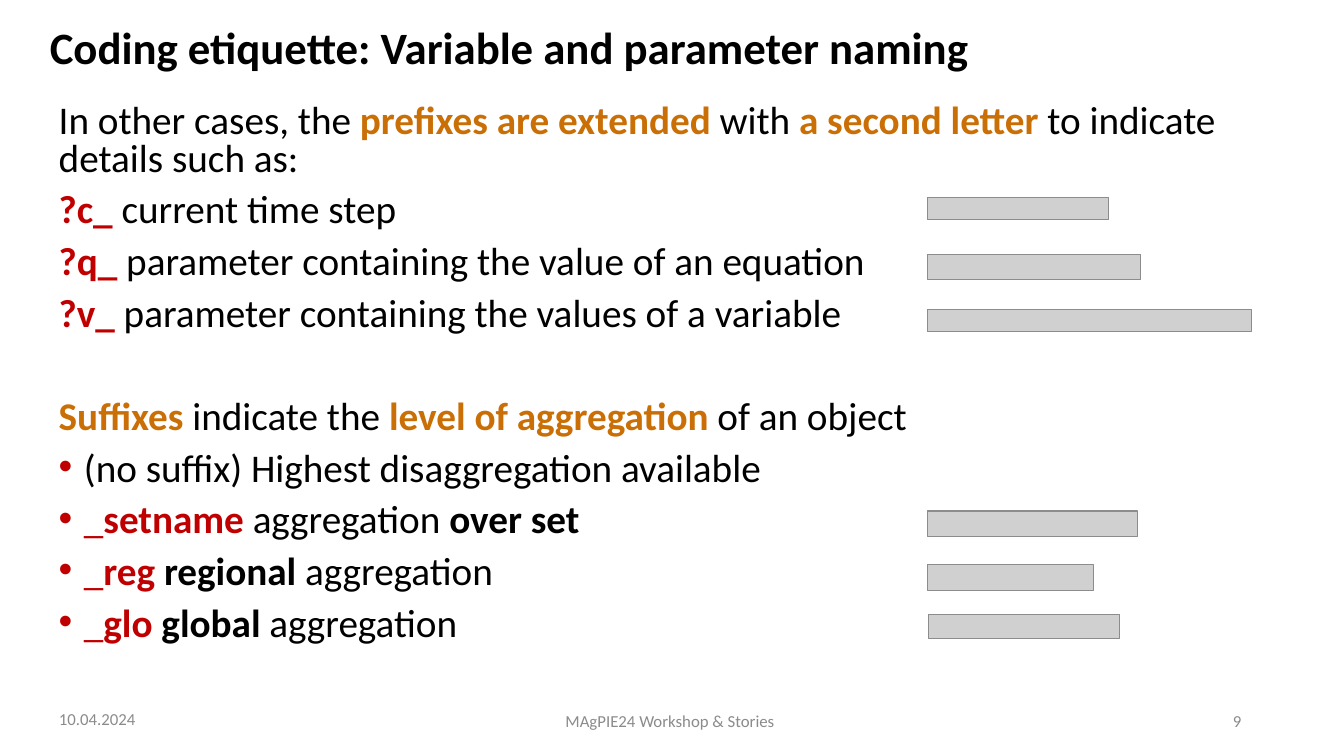
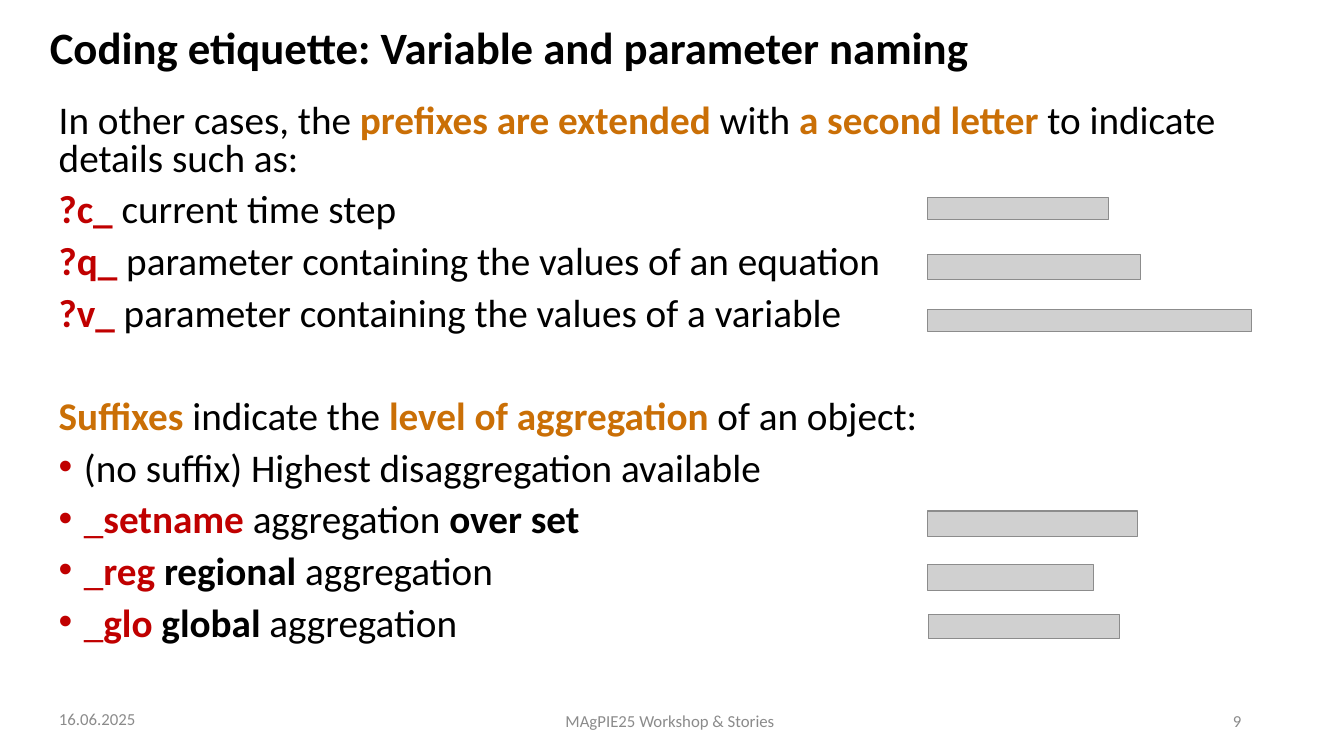
Before and after one commit to magpiemodel/magpiemodel.github.io, a slide deck: slide 9 of assets/slides/GAMS code, modules & realizations.pptx. Drawn at 1344x756 pixels with LibreOffice and Linux fonts; fonts in the diff are those of the drawing; grey boxes stand for pictures; background and template pictures are left out. Boxes give left, top, right and bottom in pixels: in the first picture for what was removed or moved away, otherwise in the second. Text is boxed around its words. In the diff, an @@ line names an element or a change of style, - is before the commit and + after.

```diff
--- a/assets/slides/GAMS code, modules & realizations.pptx
+++ b/assets/slides/GAMS code, modules & realizations.pptx
@@ text at [59,247,880,282]: text changed @@
-?q_ parameter containing the value of an equation
+?q_ parameter containing the values of an equation
@@ text at [59,402,917,437]: text changed @@
-Suffixes indicate the level of aggregation of an object
+Suffixes indicate the level of aggregation of an object:
@@ text at [59,714,135,725]: text changed @@
-10.04.2024
+16.06.2025
@@ text at [565,715,775,730]: text changed @@
-MAgPIE24 Workshop & Stories
+MAgPIE25 Workshop & Stories
```
Also in this commit, not shown: 11 other slides changed, 1 other file.
